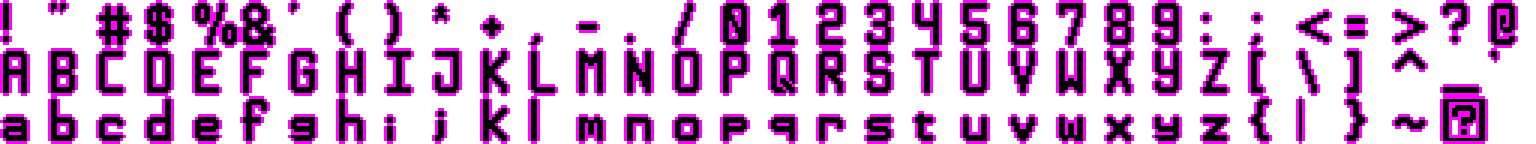
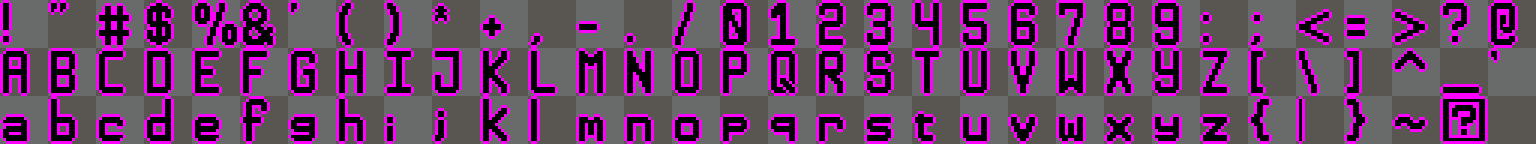
The second 1536px x 144px image is a revision of the first. Changes to its layers:
showed group "BG" (2 layers) over [0, 0, 1536, 144]
